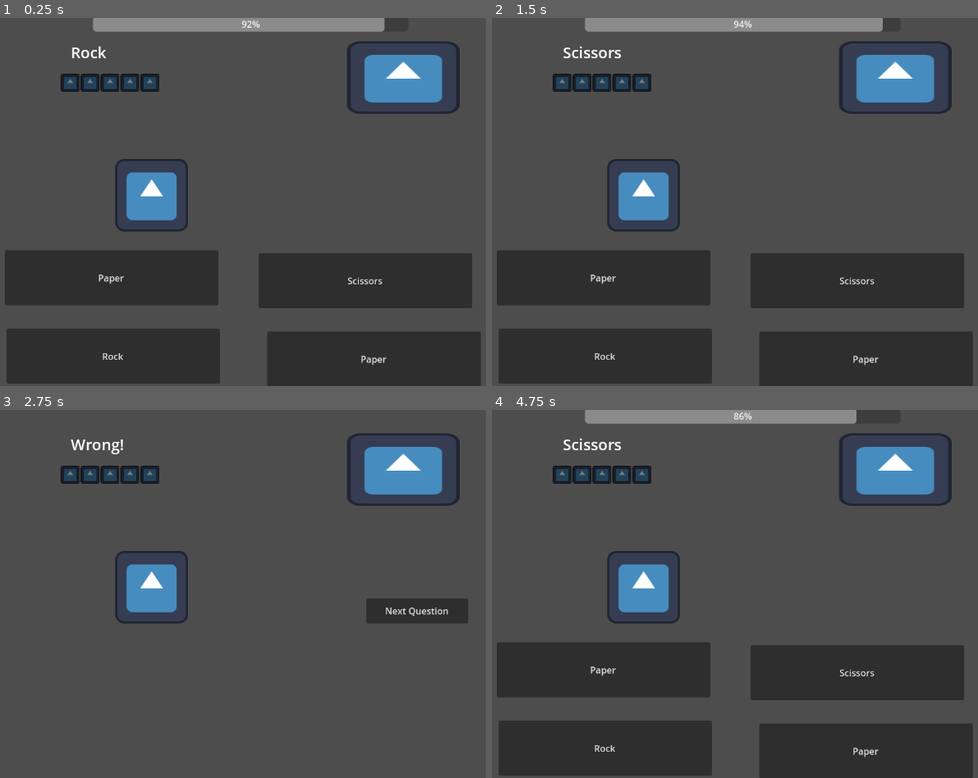
Above: before the commit, frames 1-4 (two rows, left to right).
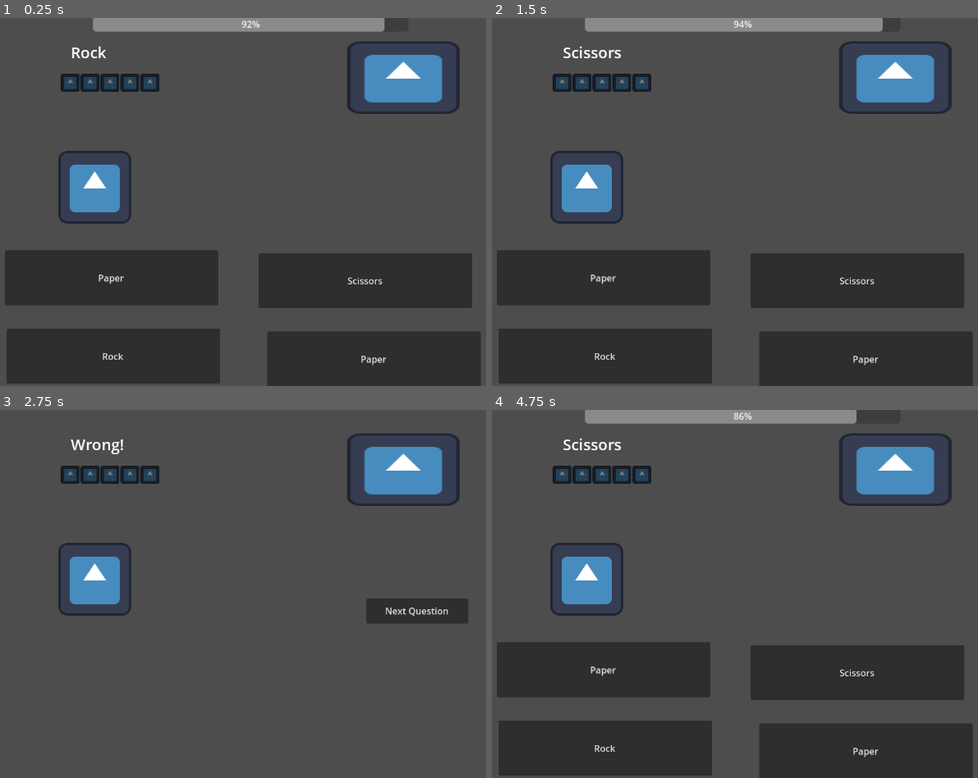
Above: after the commit, the same moments.

Repository: S1lv3rn/GGJ2024
Game: Godot game, scene res://joke_game.tscn
The game is run twice, just before and just after one commit, with the same random seed, the same clock (stepped at 60 frames per second) and the same inputs. The engine's default icon, where the game draws it, is replaced by a stand-in: a white triangle on a blue panel in a dark square.
Inputs:
- Up to frame 1 (0.25 s): no input
- Up to frame 2 (1.5 s): click "Paper" at 0.5 s; click "Next Question" at 1.25 s
- Up to frame 3 (2.75 s): click "Scissors" at 2 s
- Up to frame 4 (4.75 s): click "Next Question" at 2.75 s; click "Rock" at 3.5 s; click "Next Question" at 4.25 s

The runs differ from the first frame. In frame 1, 3.3% of the frame differs, in the area x 11-39%, y 36-59%; in frame 2, 3.3%; in frame 3, 3.3%; in frame 4, 3.3%.

Commit message:
2nd mini game

Diff:
--- /dev/null
+++ b/fallingBalls/ball.gd
@@ -0,0 +1,5 @@
+extends Area2D
+const SPEED = 400
+
+func _physics_process(delta):
+	position.y += SPEED * delta
--- /dev/null
+++ b/fallingBalls/ball.tscn
@@ -0,0 +1,17 @@
+[gd_scene load_steps=4 format=3 uid="uid://bsr37nj4uhhix"]
+
+[ext_resource type="Texture2D" uid="uid://bnmy8k31d3ehd" path="res://icon.svg" id="1_pjarq"]
+[ext_resource type="Script" path="res://fallingBalls/ball.gd" id="1_vwjh3"]
+
+[sub_resource type="CircleShape2D" id="CircleShape2D_xjlru"]
+radius = 28.1603
+
+[node name="Ball" type="Area2D" groups=["ball"]]
+script = ExtResource("1_vwjh3")
+
+[node name="CollisionShape2D" type="CollisionShape2D" parent="."]
+shape = SubResource("CircleShape2D_xjlru")
+
+[node name="Icon" type="Sprite2D" parent="."]
+scale = Vector2(0.287, 0.3)
+texture = ExtResource("1_pjarq")
--- /dev/null
+++ b/fallingBalls/falling_balls.gd
@@ -0,0 +1,15 @@
+extends Node2D
+
+func _physics_process(delta):
+	$KingTimer/ProgressBar.value = $KingTimer.time_left
+
+
+func spawn_ball():
+	var new_ball = preload("res://fallingBalls/ball.tscn").instantiate()
+	$BallSpawnerPath/BallSpawner.progress_ratio = randf()
+	new_ball.global_position = $BallSpawnerPath/BallSpawner.global_position
+	add_child(new_ball)
+
+
+func _on_ball_timer_timeout():
+	spawn_ball()
--- a/fallingBalls/falling_balls.tscn
+++ b/fallingBalls/falling_balls.tscn
@@ -1,3 +1,35 @@
-[gd_scene format=3 uid="uid://batmetqfymkn4"]
+[gd_scene load_steps=3 format=3 uid="uid://batmetqfymkn4"]
+
+[ext_resource type="Script" path="res://fallingBalls/falling_balls.gd" id="1_af052"]
+
+[sub_resource type="Curve2D" id="Curve2D_2mgxq"]
+_data = {
+"points": PackedVector2Array(0, 0, 0, 0, 44, -67, 0, 0, 0, 0, 1106, -64)
+}
+point_count = 2
 
 [node name="FallingBalls" type="Node2D"]
+script = ExtResource("1_af052")
+
+[node name="KingTimer" type="Timer" parent="."]
+wait_time = 30.0
+autostart = true
+
+[node name="ProgressBar" type="ProgressBar" parent="KingTimer"]
+unique_name_in_owner = true
+offset_left = 255.0
+offset_top = 48.0
+offset_right = 854.0
+offset_bottom = 75.0
+
+[node name="BallSpawnerPath" type="Path2D" parent="."]
+curve = SubResource("Curve2D_2mgxq")
+
+[node name="BallSpawner" type="PathFollow2D" parent="BallSpawnerPath"]
+position = Vector2(44, -67)
+rotation = 0.00282485
+
+[node name="BallTimer" type="Timer" parent="BallSpawnerPath"]
+autostart = true
+
+[connection signal="timeout" from="BallSpawnerPath/BallTimer" to="." method="_on_ball_timer_timeout"]
--- a/jesture.tscn
+++ b/jesture.tscn
@@ -1,7 +1,15 @@
-[gd_scene load_steps=2 format=3 uid="uid://bm8tlijkqh035"]
+[gd_scene load_steps=3 format=3 uid="uid://bm8tlijkqh035"]
 
 [ext_resource type="Texture2D" uid="uid://bnmy8k31d3ehd" path="res://icon.svg" id="1_lmjwy"]
 
+[sub_resource type="RectangleShape2D" id="RectangleShape2D_xd4si"]
+size = Vector2(128, 128)
+
 [node name="Jesture" type="Sprite2D"]
-position = Vector2(350, 312)
 texture = ExtResource("1_lmjwy")
+
+[node name="CharacterBody2D" type="CharacterBody2D" parent="."]
+
+[node name="CollisionShape2D" type="CollisionShape2D" parent="CharacterBody2D"]
+position = Vector2(1, -1)
+shape = SubResource("RectangleShape2D_xd4si")
--- a/joke_game.tscn
+++ b/joke_game.tscn
@@ -20,6 +20,7 @@
 texture = ExtResource("2_kp7e3")
 
 [node name="Jesture" parent="." instance=ExtResource("3_do0po")]
+position = Vector2(250, 298)
 
 [node name="Button1" type="Button" parent="."]
 unique_name_in_owner = true
